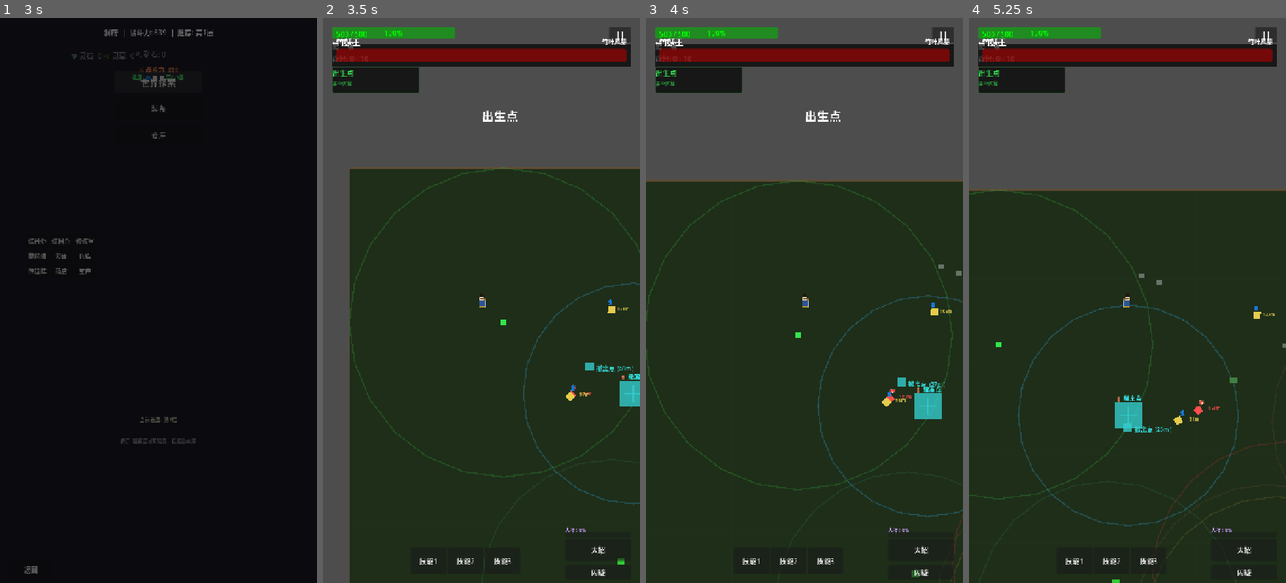
Above: before the commit, frames 1-4 (left to right).
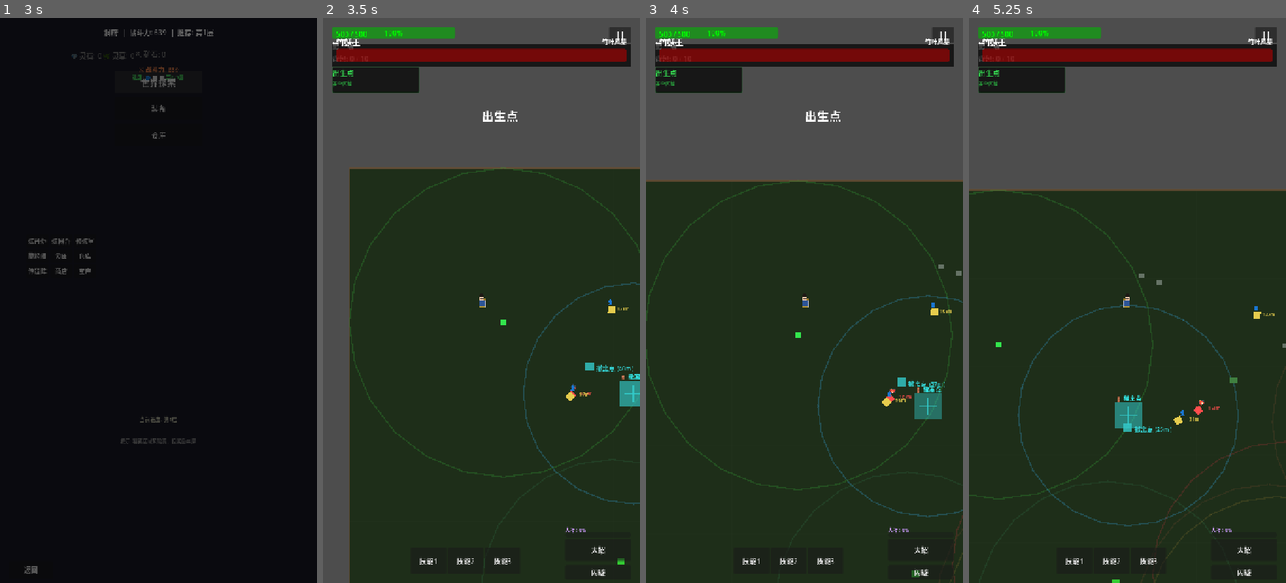
Above: after the commit, the same moments.

Repository: CasbaL/soudache
Game: Godot game, scene res://scenes/ui/faction_select.tscn
The game is run twice, just before and just after one commit, with the same random seed, the same clock (stepped at 60 frames per second) and the same inputs.
Inputs (mouse positions are in pixels of both pictures, inside the frame that each line leads up to):
- Up to frame 1 (3 s): click "选择" at 0.5 s; click "确认选择" at 1.25 s; tap Enter (ui_accept) at 2, 2.27 s; move the mouse to (228, 272) at 2.02 s; hold D (move_right) 2.03-2.75 s; hold Space (dodge) 2.03-2.75 s; click (228, 272) at 2.17 s; click "世界探索" at 2.75 s
- Up to frame 2 (3.5 s): no input
- Up to frame 3 (4 s): drag from (741, 328) to (804, 300) at 3.52 s
- Up to frame 4 (5.25 s): move the mouse to (1159, 176) at 4.27 s; hold D (move_right) 4.28-5 s; hold Space (dodge) 4.28-5 s; drag from (1111, 413) to (1032, 215) at 5.02 s

Frame 1 is identical in both runs. In frame 2, 0.3% of the frame differs, in the area x 93-100%, y 64-69%; in frame 3, 0.4%, in the area x 84-94%, y 66-71%; in frame 4, 0.4%.

Commit message:
fix: 撤离点z-index+闪烁动画+调试确认
- z_index=100 确保在地形之上可见
- 添加青色闪烁动画吸引注意
- MCP调试确认实体已正确创建

Diff:
--- a/scripts/levels/open_world_level.gd
+++ b/scripts/levels/open_world_level.gd
@@ -408,14 +408,20 @@
 	extract.position = pos
 	extract.collision_layer = 8
 	extract.collision_mask = 1
+	extract.z_index = 100  # 确保在地形之上
 	extract.name = "ExtractPoint_%s" % zone.id
 
 	# 视觉：青色大方块
 	var sprite = ColorRect.new()
 	sprite.size = Vector2(60, 60)
 	sprite.position = Vector2(-30, -30)
-	sprite.color = Color(0.2, 0.8, 0.8, 0.8)
+	sprite.color = Color(0.2, 0.8, 0.8, 0.9)
 	extract.add_child(sprite)
+
+	# 闪烁动画（吸引注意）
+	var tween = create_tween().set_loops()
+	tween.tween_property(sprite, "modulate:a", 0.4, 0.8)
+	tween.tween_property(sprite, "modulate:a", 1.0, 0.8)
 
 	# 碰撞区域（大一些方便触发）
 	var collision = CollisionShape2D.new()
